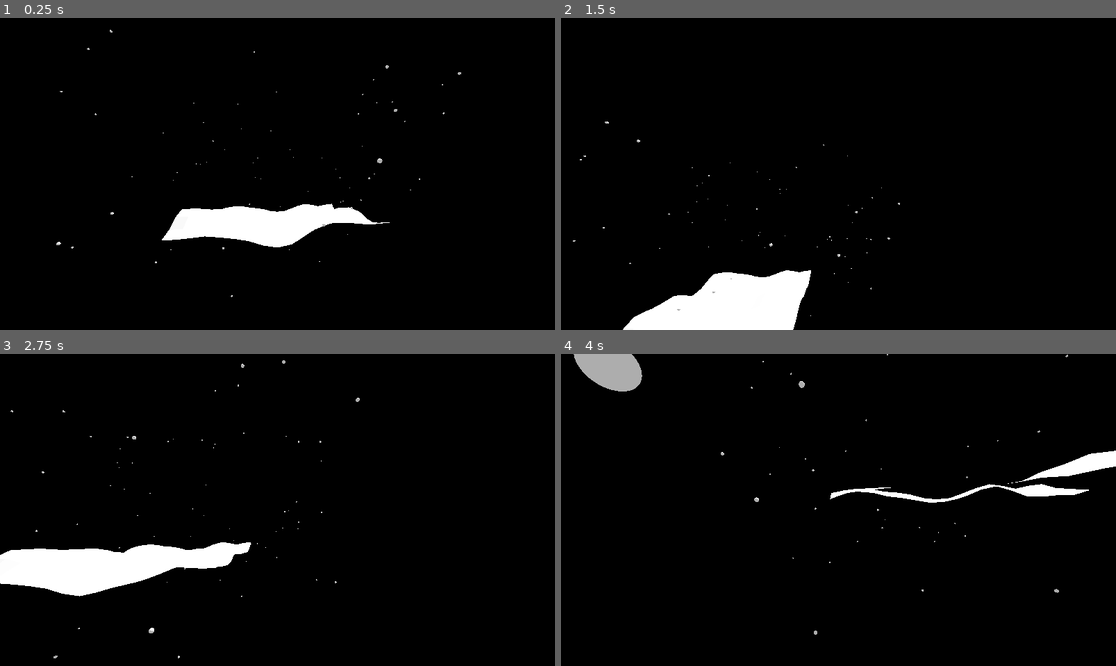
Above: before the commit, frames 1-4 (two rows, left to right).
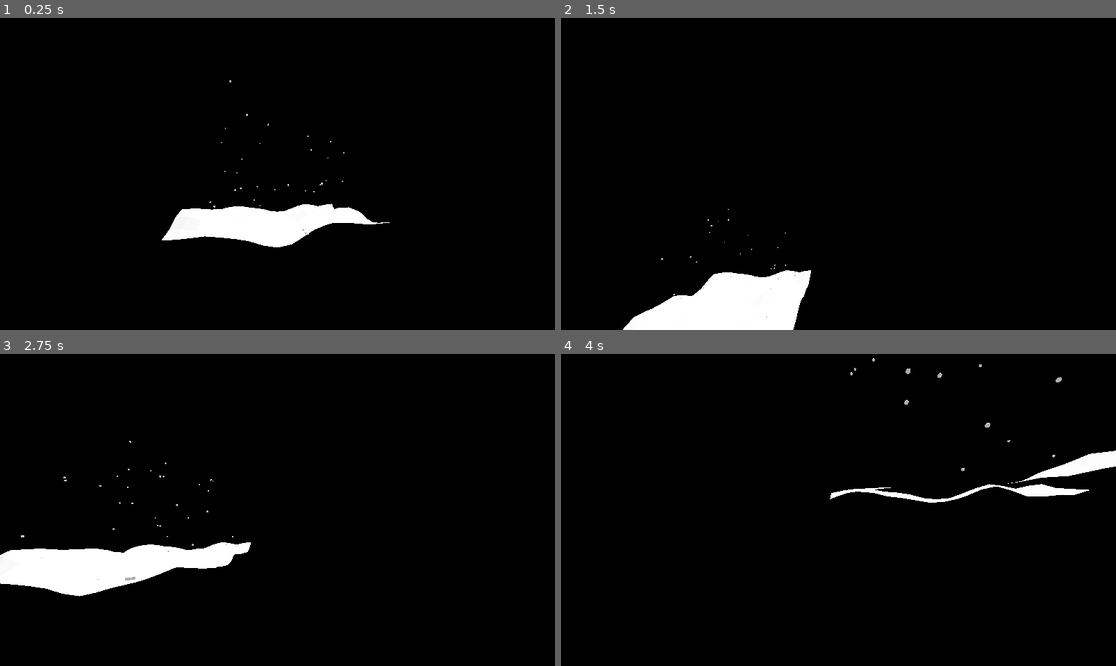
Above: after the commit, the same moments.

Repository: kingsiddhu/boids-godot
Game: Godot game, scene res://Assets/demoStuff/Main3.0.tscn
Two runs of this game, one before a commit and one after it. Both use one fixed random seed, a clock stepped at 60 frames per second and the inputs below.
Inputs (mouse positions are in pixels of both pictures, inside the frame that each line leads up to):
- Up to frame 1 (0.25 s): no input
- Up to frame 2 (1.5 s): move the mouse to (960, 158) at 0.52 s; hold D 0.53-1.28 s; hold Shift 0.53-1.28 s; click (960, 158) at 0.67 s; move the mouse to (727, 189) at 1.27 s; hold S from 1.28 s (still down); tap Ctrl at 1.35 s
- Up to frame 3 (2.75 s): move the mouse to (333, 441) at 2.02 s; release S at 2.03 s; hold D from 2.03 s (still down); hold R from 2.03 s (still down)
- Up to frame 4 (4 s): move the mouse to (810, 572) at 2.77 s; release D at 2.78 s; release R at 2.78 s; hold W 2.78-3.53 s; tap Shift at 2.85 s; click (810, 572) at 2.92 s; move the mouse to (1005, 556) at 3.52 s; hold A from 3.53 s (still down); hold Ctrl from 3.53 s (still down)

The runs differ from the first frame. In frame 1, 0.1% of the frame differs, in the area x 10-84%, y 3-90%; in frame 2, less than 0.1%; in frame 3, 0.2%; in frame 4, 1.3%, in the area x 2-92%, y 0-90%.

Commit message:
Fix: Boid Phasing Terrain

Diff:
--- a/Assets/Avoider.tscn
+++ b/Assets/Avoider.tscn
@@ -3,7 +3,7 @@
 [ext_resource type="Script" uid="uid://bqs1knj2ygjje" path="res://Assets/avoidermarker.gd" id="1_l7jnd"]
 
 [sub_resource type="SphereShape3D" id="SphereShape3D_fgkb6"]
-radius = 1.0
+radius = 30.0
 
 [node name="Marker3D" type="Marker3D"]
 gizmo_extents = 10.0
--- a/Assets/boid.gd
+++ b/Assets/boid.gd
@@ -1,5 +1,5 @@
 extends Node3D
-
+class_name Boid
 @export var maxVelocity: float = 280
 @export var maxAcceleration: float = 1000
 
--- a/Assets/boidResource.gd
+++ b/Assets/boidResource.gd
@@ -1,5 +1,5 @@
 extends Resource
-class_name Boid
+class_name BoidRes
 
 
 @export var boidScene: PackedScene
@@ -19,3 +19,5 @@
 
 @export var maxVelocity: float = 28
 @export var maxAcceleration: float = 100
+
+@export var terrainAvoidness : float =10
--- a/Assets/boidSpawner.gd
+++ b/Assets/boidSpawner.gd
@@ -1,7 +1,7 @@
 @tool
 extends VisibleOnScreenNotifier3D
 
-@export var boidData : Boid
+@export var boidData : BoidRes
 @export var numberOfBoids: int
 
 
@@ -55,9 +55,9 @@
 			$Boids.add_child(instance)
 			_boids.append(instance)
 			instance.set_position( Vector3(
-				randf_range(aabb.position.x, aabb.size.x+aabb.position.x),
-				randf_range(aabb.position.y, aabb.size.y+aabb.position.y),
-				randf_range(aabb.position.z, aabb.size.z+aabb.position.z)
+				randf_range(enve.x, epve.x),
+				randf_range(enve.y, epve.y),
+				randf_range(enve.z, epve.z)
 			))
 			instance.Parent = self
 			instance.maxVelocity = boidData.maxVelocity
@@ -114,7 +114,7 @@
 				_boids[i].neighborsDistances.append(distance)
 				_boids[j].neighborsDistances.append(distance)
 func _detectTerrain():
-	for boid in _boids:
+	for boid in _boids as Array[Boid]:
 		var pos :Vector3= boid.position
 		if ((pos.x < bTn.x or pos.x > bTp.x) or
 			(pos.y < bTn.y or pos.y > bTp.y) or
@@ -126,14 +126,16 @@
 			if $RayCast3D.is_colliding():
 				var colpoint :Vector3= $RayCast3D.get_collision_point()
 
-				if pos.distance_to(midPoint)>colpoint.distance_to(midPoint)*.9:
+				if pos.distance_to(midPoint)>colpoint.distance_to(midPoint)*bordermag:
 					#prints(colpoint.y, pos.y, )
-					if debug:
+					if debug and pos.distance_to(midPoint)>colpoint.distance_to(midPoint): #Phasing
 						var deb = CSGBox3D.new()
 						deb.position = colpoint
 						add_child(deb)
 					$RayCast3D.debug_shape_custom_color = Color("ffffff")
-					boid.acceleration += dir
+					#boid.velocity /=2*get_physics_process_delta_time()
+					boid.acceleration += dir * boidData.terrainAvoidness
+					boid.velocity = $RayCast3D.get_collision_normal() * boid.velocity.length()  #dir * boidData.terrainAvoidness
 				else:
 					$RayCast3D.debug_shape_custom_color = Color("ffff00")
 func _cohesion():
--- a/Assets/boidSpawner.tscn
+++ b/Assets/boidSpawner.tscn
@@ -18,6 +18,7 @@
 randomnessFactor = 10.0
 maxVelocity = 28.0
 maxAcceleration = 100.0
+terrainAvoidness = 10.0
 metadata/_custom_type_script = "uid://bkuxrdlc6ng6h"
 
 [sub_resource type="BoxShape3D" id="BoxShape3D_cdoht"]
--- a/Assets/demoStuff/Main3.0.tscn
+++ b/Assets/demoStuff/Main3.0.tscn
@@ -23,7 +23,7 @@
 tonemap_mode = 2
 glow_enabled = true
 
-[sub_resource type="Resource" id="Resource_uu4b6"]
+[sub_resource type="Resource" id="Resource_6mrne"]
 script = ExtResource("3_cr223")
 boidScene = ExtResource("2_6mrne")
 visualRange = 3.0
@@ -37,7 +37,12 @@
 randomnessFactor = 10.0
 maxVelocity = 28.0
 maxAcceleration = 100.0
+terrainAvoidness = 10.0
 metadata/_custom_type_script = "uid://bkuxrdlc6ng6h"
+
+[sub_resource type="StandardMaterial3D" id="StandardMaterial3D_cr223"]
+albedo_color = Color(0.533037, 0.533037, 0.533037, 1)
+ao_light_affect = 1.0
 
 [node name="Main3_0" type="Node3D"]
 
@@ -49,18 +54,26 @@
 shadow_enabled = true
 
 [node name="boidSpawner" parent="." instance=ExtResource("1_ydbo0")]
-aabb = AABB(-120.885, -99.7987, -169.932, 241.77, 199.597, 339.864)
-boidData = SubResource("Resource_uu4b6")
+aabb = AABB(-46.9992, -42.2073, -46.3451, 93.9983, 84.4143, 92.6901)
+boidData = SubResource("Resource_6mrne")
+numberOfBoids = 30
+debug = true
 
 [node name="Marker3D" parent="boidSpawner/Avoiders" index="0" instance=ExtResource("2_o37yf")]
 transform = Transform3D(1, 0, 0, 0, 1, 0, 0, 0, 1, 0, 0, 38.7513)
 mul = 30.0
 
 [node name="RayCast3D" parent="boidSpawner" index="2"]
-target_position = Vector3(0, -231.192, 0)
+target_position = Vector3(0, -85.6416, 0)
 
 [node name="Master" parent="boidSpawner/DEBUG" index="0"]
 collision_mask = 0
+
+[node name="OuterLimit" parent="boidSpawner/DEBUG" index="1"]
+visible = true
+
+[node name="BorderCheck" parent="boidSpawner/DEBUG" index="2"]
+visible = true
 
 [node name="Node3D" type="Node3D" parent="."]
 script = ExtResource("3_6mrne")
@@ -74,7 +87,7 @@
 
 [node name="MeshInstance3D" type="MeshInstance3D" parent="."]
 transform = Transform3D(48.115, 0, 0, 0, 48.115, 0, 0, 0, 48.115, 0, -25.3183, 0)
-transparency = 0.89
+material_override = SubResource("StandardMaterial3D_cr223")
 mesh = ExtResource("4_cr223")
 
 [node name="StaticBody3D" type="StaticBody3D" parent="MeshInstance3D"]
Not shown: 1 places in Assets/demoStuff/Main3.0.tscn that only renumber resources
